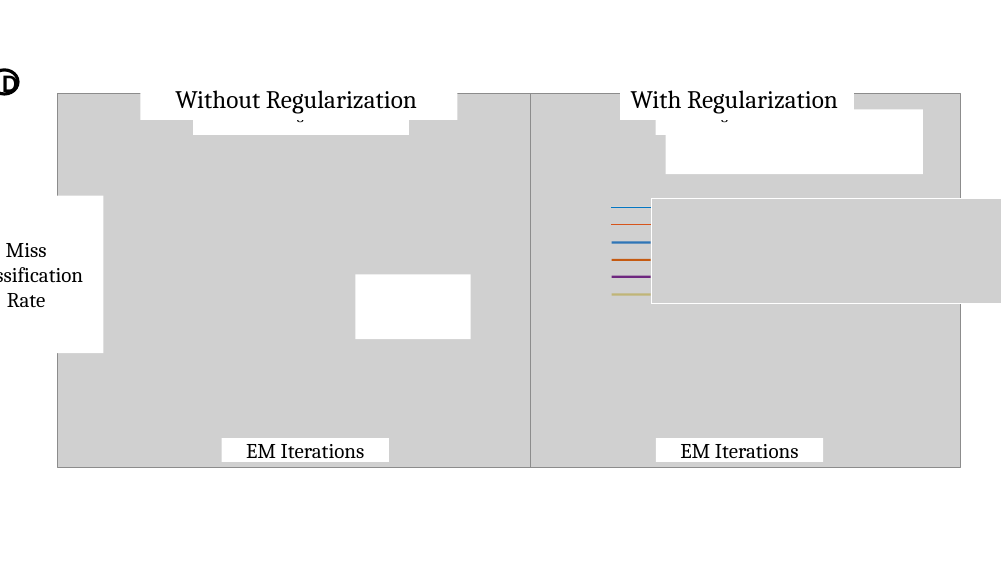
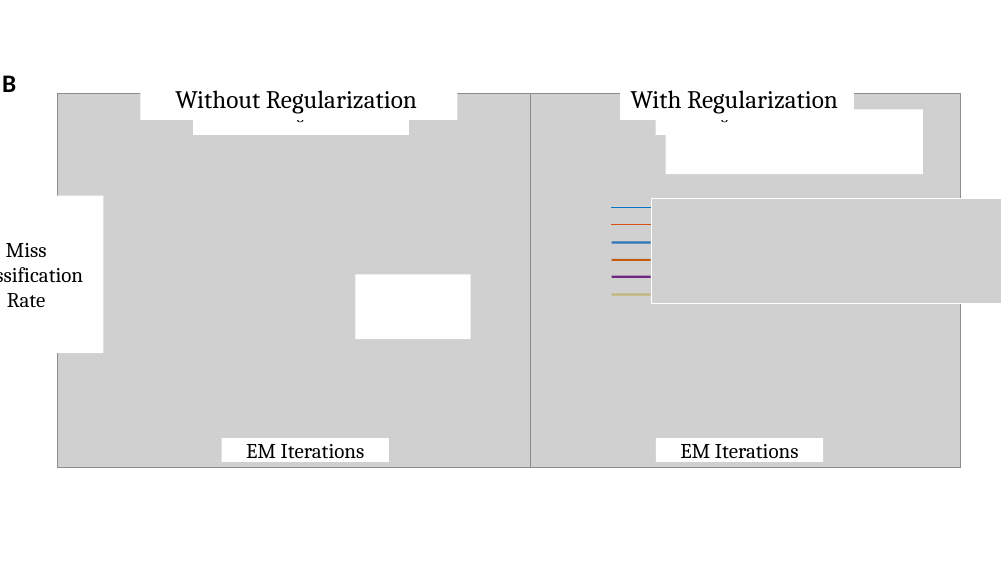
Before and after one commit to David-Taub/HOP-HMM, a slide deck: slide 4 of Help/Figures3.pptx. Drawn at 1008x567 pixels with LibreOffice and Linux fonts; fonts in the diff are those of the drawing; grey boxes stand for pictures. Boxes give left, top, right and bottom in pixels: in the first picture for what was removed or moved away, otherwise in the second. Text is boxed around its words. In the diff, an @@ line names an element or a change of style, - is before the commit and + after.

```diff
--- a/Help/Figures3.pptx
+++ b/Help/Figures3.pptx
@@ ellipse "B" at <box>0,70,18,94</box>: outline #000000 3 pt to #FFFFFF 3 pt @@
@@ text in ellipse at <box>2,75,16,92</box>: text changed @@
-D
+B
```
Also in this commit, not shown: 4 other slides changed, 1 slide added, 23 other files.
